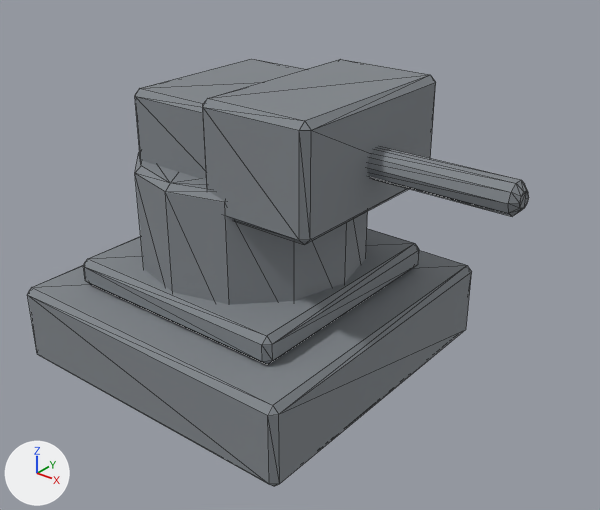
Renders of the glTF model assets/models/structures/turret.glb from each side of a commit.
Camera for both pictures: a 50 mm lens placed at (2.49, -2.75, 2.31), pointed at (0.35, -0.08, 0.65). The axes (+X, +Y, +Z) are drawn at lower left. The lights are the same throughout. The older version comes first. Mesh edges are drawn as thin lines. Vertices at exactly the same position are counted once.

Script lines for the objects in view, before the commit:
```python
me_cube = bpy.data.meshes.new('Cube')
me_cube.from_pydata(...)  # 248 vertices, 464 faces; spans x -0.8..1.35, y -0.8..0.8, z 0.0..1.43
me_cube.materials.append(mat_turret)  # grey #81868b
ob_turret = bpy.data.objects.new('turret', me_cube)
ob_turret.location = (0.0, 0.0, 0.0)
```
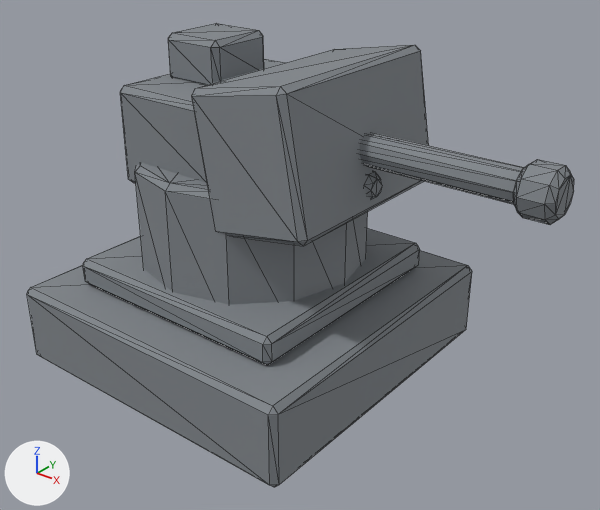
Location of each change, [x1, y1, x2, y2] in pixels of the pictures (600 x 510 px; the box of a moved part takes in the faces that stretch with it):
'turret', reshaped (9% wider, 9% taller): before [28, 59, 529, 486]; after [27, 23, 574, 487]
part 1 of me_cube, moved or reshaped (not visible before): after [168, 23, 264, 85]
part 2 of me_cube, added: after [359, 132, 524, 204]
part 3 of me_cube, added: after [513, 159, 574, 225]
part 4 of me_cube, added: after [365, 172, 382, 199]
part 5 of me_cube, built on: before [135, 59, 529, 245]; after [120, 45, 429, 246]

The edits, one by one:
me_cube is used by ob_turret; location (0.0, 0.0, 0.0).
me_cube had 248 vertices, 464 faces and spanned x -0.8..1.35, y -0.8..0.8, z 0.0..1.43.
me_cube now has 408 vertices, 764 faces and spans x -0.8..1.5, y -0.8..0.8, z 0.0..1.58.
me_cube part 1: the loose piece of 24 vertices spanning x -0.45..-0.11, y 0.19..0.49, z 1.07..1.33 is scaled about its middle by (0.947, 1.17, 0.839), then moved by (0.08, -0.34, 0.27).
me_cube part 2: the loose piece of 40 vertices spanning x 0.15..1.35, y -0.07..0.07, z 1.08..1.22 is copied, and the copy is scaled about its middle by (1.09, 1.02, 1.02), then moved by (0.03, 0.0, 0.05); it spans x 0.13..1.43, y -0.07..0.07, z 1.13..1.27.
me_cube part 3: the loose piece of 40 vertices spanning x 0.21..0.39, y -0.1..0.1, z 1.05..1.25 is copied, and the copy is scaled about its middle by (0.888, 1.13, 1.13), then moved by (1.12, 0.0, 0.05); it spans x 1.34..1.5, y -0.11..0.11, z 1.1..1.3.
me_cube part 4: a new loose piece of 48 vertices spanning x 0.4..0.7, y -0.06..0.06, z 0.98..1.1, in mat_turret (grey #81868b).
Part 5, on me_cube:
78 vertices are removed from x 0.15..1.35, y -0.1..0.1, z 1.05..1.25.
152 faces are deleted.
6 vertices in x -0.35..-0.32, y -0.4..-0.37, z 0.92..1.38 move by (-0.07, -0.02, 0.0).
6 vertices in x -0.35..-0.32, y 0.37..0.4, z 0.92..1.38 move by (-0.07, 0.02, 0.0).
6 vertices in x 0.32..0.35, y -0.4..-0.37, z 0.92..1.38 move by (-0.03, -0.02, 0.0).
6 vertices in x 0.32..0.35, y 0.37..0.4, z 0.92..1.38 move by (-0.03, 0.02, 0.0).
3 vertices in x 0.14..0.17, y -0.47..-0.44, z 1.4..1.43 move by (-0.04, -0.02, 0.04).
3 vertices in x 0.14..0.17, y 0.44..0.47, z 1.4..1.43 move by (-0.04, 0.02, 0.04).
20 vertices move from x 0.14..0.69, y -0.47..0.47, z 0.93..1.43 to x -0.13..0.7, y -0.49..0.49, z 0.86..1.54.
31 vertices are added at x -0.47..0.6, y -0.47..0.55, z 1.0..1.4.
8 new vertices lie (0.28, 0.0, 0.0) away from vertices in x -0.44, y 0.25..0.55, z 1.05..1.31.
7 new vertices lie (0.1, 0.0, 0.0) away from vertices in x 0.47, y -0.47..-0.37, z 1.0..1.4.
88 new faces join them.
Other edits to the shape of me_cube do not show in these pictures.
